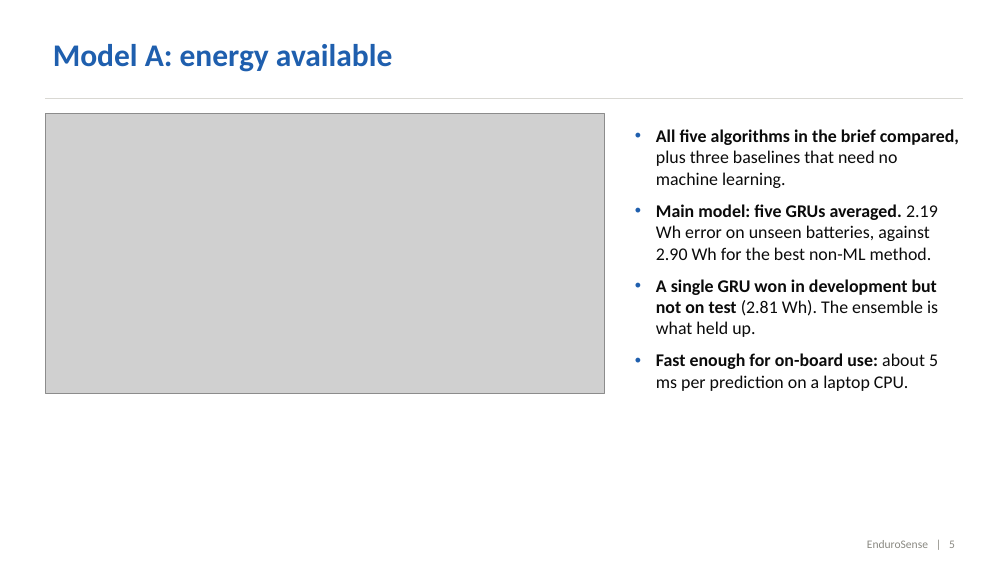
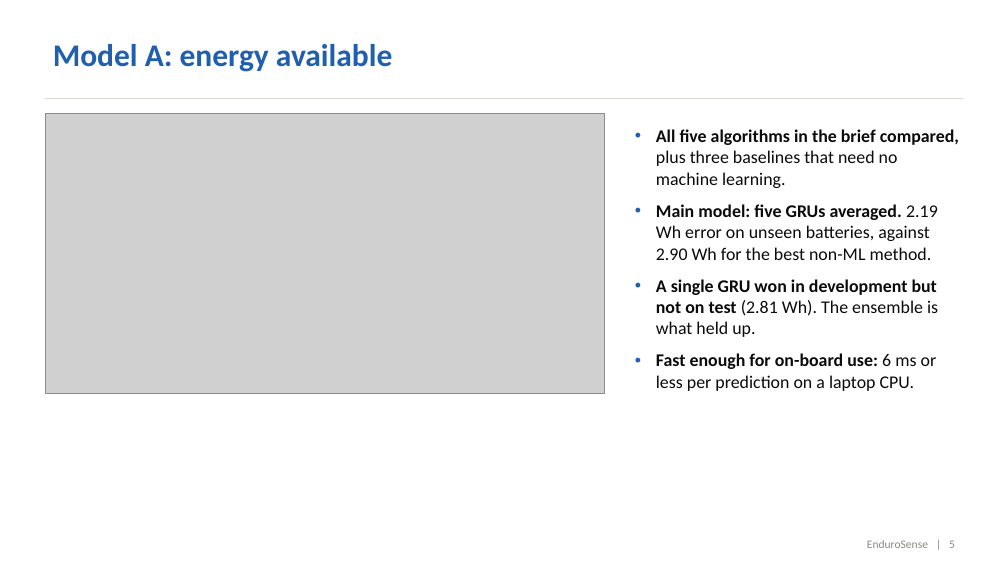
Before and after one commit to AdityaH1305/EnduroSense, a slide deck: slide 5 of docs/EnduroSense_Slides.pptx. Drawn at 1008x567 pixels with LibreOffice and Linux fonts; fonts in the diff are those of the drawing; grey boxes stand for pictures. Boxes give left, top, right and bottom in pixels: in the first picture for what was removed or moved away, otherwise in the second. Text is boxed around its words. In the diff, an @@ line names an element or a change of style, - is before the commit and + after.

```diff
--- a/docs/EnduroSense_Slides.pptx
+++ b/docs/EnduroSense_Slides.pptx
@@ text at [656, 353, 937, 391]: text changed @@
-• Fast enough for on-board use: about 5 ms per prediction on a laptop CPU.
+• Fast enough for on-board use: 6 ms or less per prediction on a laptop CPU.
```
Also in this commit, not shown: 1 other slide changed, 14 other files.
